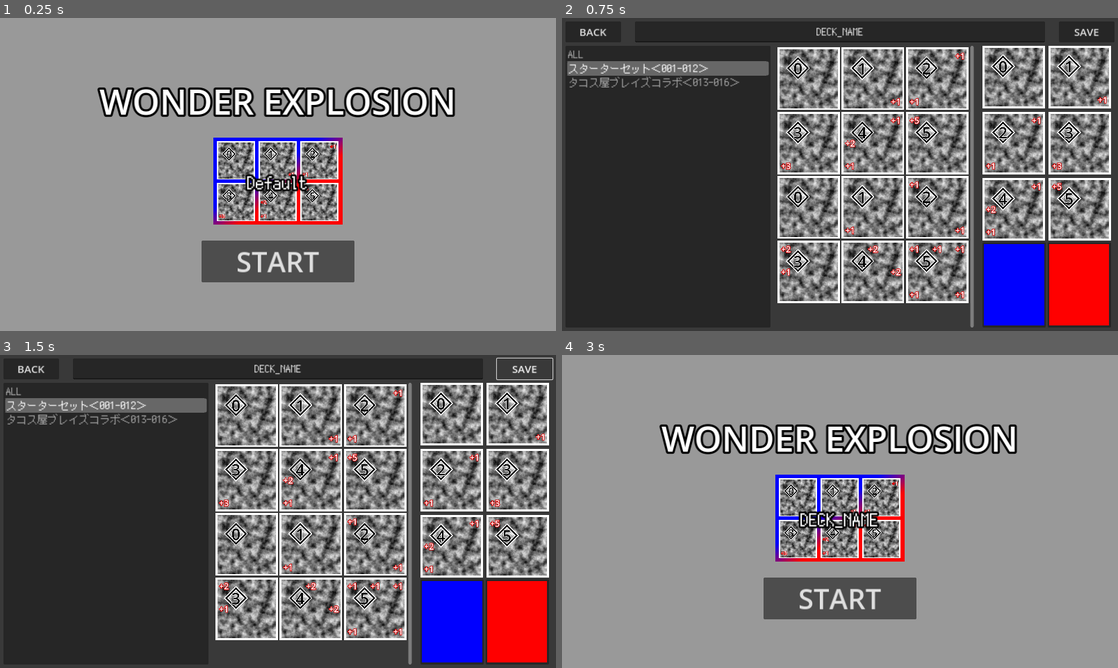
Above: before the commit, frames 1-4 (two rows, left to right).
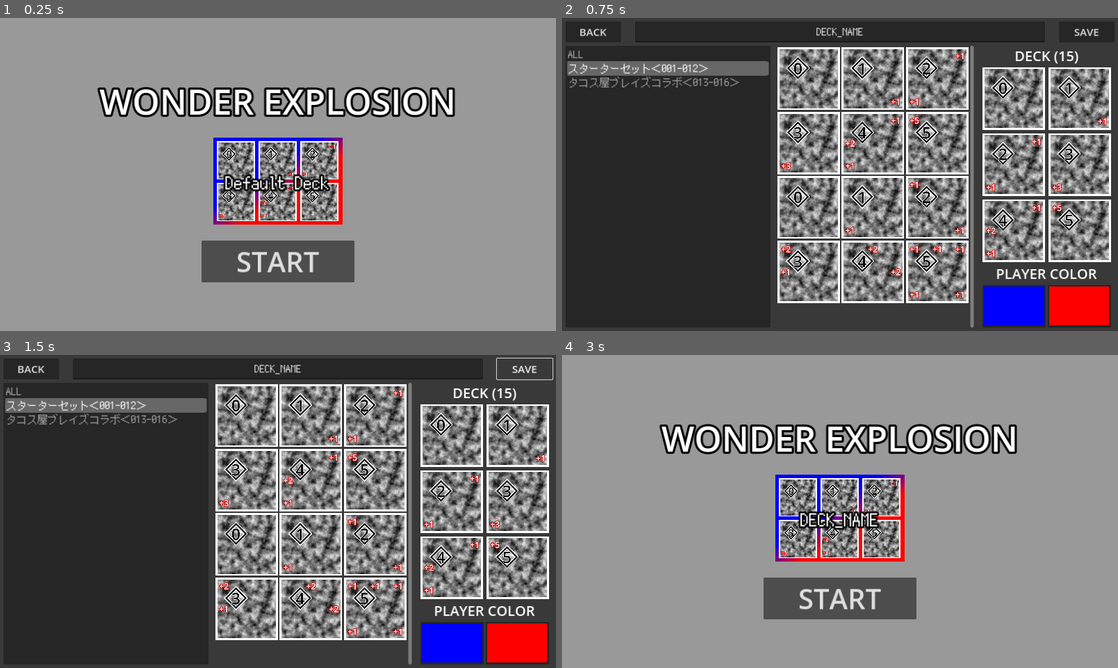
Above: after the commit, the same moments.

Repository: Juna-Idler/WonderExplosion
Game: Godot game, scene res://main.tscn
Same seed, same stepped clock (60 frames per second), same inputs: the game is played once before the commit and once after it.
Inputs (mouse positions are in pixels of both pictures, inside the frame that each line leads up to):
- Up to frame 1 (0.25 s): no input
- Up to frame 2 (0.75 s): click (840, 180) at 0.5 s
- Up to frame 3 (1.5 s): click "SAVE" at 1.25 s
- Up to frame 4 (3 s): click "RETURN TITLE" at 2 s; click "BACK" at 2.75 s

The runs differ from the first frame. In frame 1, 0.8% of the frame differs, in the area x 40-60%, y 49-56%; in frame 2, 14%, in the area x 75-99%, y 8-86%; in frame 3, 14%; in frame 4, nothing differs.

Commit message:
Webエクスポートしてみた

Diff:
--- a/build/build.gd
+++ b/build/build.gd
@@ -21,6 +21,12 @@
 @onready var primary_color = %PrimaryColor
 @onready var secondary_color = %SecondaryColor
 
+@onready var deck_power = %DeckPower
+const DECK_POWER_TEXT := "DECK (%d)"
+var deck_power_point : int = 0
+
+@onready var save_button = %SaveButton
+
 
 # Called when the node enters the scene tree for the first time.
 func _ready():
@@ -34,6 +40,7 @@
 func initialize(deck : Deck):
 	var card_list := Global.card_list.card_list.duplicate()
 	card_list.pop_front()
+	item_list.clear()
 	var index := item_list.add_item("ALL")
 	pack_select_list[index] = PackedInt32Array(card_list.map(func(v:CardList.CardData):return v.id))
 	for p in Global.card_list.pack_list:
@@ -45,11 +52,16 @@
 	for c in deck_list.get_children():
 		deck_list.remove_child(c)
 		c.queue_free()
+	deck_power_point = 0
 	for d in deck.cards:
 		deck_list.add_child(create_draggable_item(d))
+		deck_power_point += Global.card_list.get_card_data(d).power
+	deck_power.text = DECK_POWER_TEXT % deck_power_point
 
 	primary_color.color = deck.primary_color
 	secondary_color.color = deck.secondary_color
+
+	save_button.disabled = false
 
 
 func get_texture(id : int):
@@ -119,23 +131,30 @@
 			var move := clampi(x + y * 2,0,deck_list.get_child_count())
 			deck_list.move_child(_self,move)
 		else:
+			var id : int = _self.get_meta("card_id")
+			deck_power_point -= Global.card_list.get_card_data(id).power
+			deck_power.text = DECK_POWER_TEXT % deck_power_point
 			deck_list.remove_child(_self)
 			_self.queue_free()
-		pass
 	else:
 		if rect.has_point(point):
 			if deck_list.get_child_count() < 6:
-				var item := create_draggable_item(_self.get_meta("card_id"))
+				var id : int = _self.get_meta("card_id")
+				var item := create_draggable_item(id)
 				deck_list.add_child(item)
 				var x := floori((point.x - rect.position.x) / (rect.size.x / 2))
 				var y := floori((point.y - rect.position.y) / (rect.size.y / 3))
 				var move := clampi(x + y * 2,0,deck_list.get_child_count())
 				deck_list.move_child(item,move)
-
-		pass
+				deck_power_point += Global.card_list.get_card_data(id).power
+				deck_power.text = DECK_POWER_TEXT % deck_power_point
 	mover.hide()
 	_self.modulate.a = 1.0
-	pass
+
+	if deck_list.get_child_count() != 6 or deck_power_point < 15:
+		save_button.disabled = true
+	else:
+		save_button.disabled = false
 
 
 
@@ -144,8 +163,9 @@
 
 
 func _on_save_button_pressed():
-	if deck_list.get_child_count() != 6:
+	if deck_list.get_child_count() != 6 or deck_power_point < 15:
 		return
+
 	var cards : Array[int] = []
 	for c in deck_list.get_children():
 		cards.append(c.get_meta("card_id"))
--- a/build/build.tscn
+++ b/build/build.tscn
@@ -1,10 +1,13 @@
-[gd_scene load_steps=4 format=3 uid="uid://dodisf11p0r2g"]
+[gd_scene load_steps=5 format=3 uid="uid://dodisf11p0r2g"]
 
 [ext_resource type="Script" path="res://build/build.gd" id="1_xo1ub"]
 [ext_resource type="FontFile" uid="uid://djqpighd30oc5" path="res://font/PixelMplus12-Regular.ttf" id="2_tda1v"]
 
 [sub_resource type="StyleBoxFlat" id="StyleBoxFlat_jp8n0"]
 bg_color = Color(0.223529, 0.223529, 0.223529, 1)
+
+[sub_resource type="LabelSettings" id="LabelSettings_bgtwt"]
+font_size = 32
 
 [node name="Build" type="Panel"]
 anchors_preset = 15
@@ -52,6 +55,7 @@
 alignment = 1
 
 [node name="SaveButton" type="Button" parent="MarginContainer/VBoxContainer/Header"]
+unique_name_in_owner = true
 custom_minimum_size = Vector2(128, 48)
 layout_mode = 2
 theme_override_font_sizes/font_size = 24
@@ -100,6 +104,14 @@
 [node name="VBoxContainer" type="VBoxContainer" parent="MarginContainer/VBoxContainer/HBoxContainer/MarginContainer"]
 layout_mode = 2
 
+[node name="DeckPower" type="Label" parent="MarginContainer/VBoxContainer/HBoxContainer/MarginContainer/VBoxContainer"]
+unique_name_in_owner = true
+layout_mode = 2
+text = "DECK ()"
+label_settings = SubResource("LabelSettings_bgtwt")
+horizontal_alignment = 1
+vertical_alignment = 1
+
 [node name="DeckList" type="GridContainer" parent="MarginContainer/VBoxContainer/HBoxContainer/MarginContainer/VBoxContainer"]
 unique_name_in_owner = true
 custom_minimum_size = Vector2(296, 448)
@@ -108,6 +120,13 @@
 theme_override_constants/h_separation = 8
 theme_override_constants/v_separation = 8
 columns = 2
+
+[node name="Label2" type="Label" parent="MarginContainer/VBoxContainer/HBoxContainer/MarginContainer/VBoxContainer"]
+layout_mode = 2
+text = "PLAYER COLOR"
+label_settings = SubResource("LabelSettings_bgtwt")
+horizontal_alignment = 1
+vertical_alignment = 1
 
 [node name="HBoxContainer" type="HBoxContainer" parent="MarginContainer/VBoxContainer/HBoxContainer/MarginContainer/VBoxContainer"]
 layout_mode = 2
--- a/main.gd
+++ b/main.gd
@@ -14,7 +14,7 @@
 
 # Called when the node enters the scene tree for the first time.
 func _ready():
-	player_deck = Deck.new("Default",[1,2,3,4,5,6],Color.BLUE,Color.RED)
+	player_deck = Deck.new("Default Deck",[1,2,3,4,5,6],Color.BLUE,Color.RED)
 	deck_set_label.initialize(player_deck)
 	match_scene.set_process(false)
 	build.set_process(false)
@@ -22,7 +22,7 @@
 
 
 # Called every frame. 'delta' is the elapsed time since the previous frame.
-func _process(delta):
+func _process(_delta):
 	pass
 
 
--- a/server/vs_cpu.gd
+++ /dev/null
@@ -1,16 +0,0 @@
-
-
-var processor : Mechanics
-
-
-func initialize():
-	var deck : Array[Mechanics.CardData] = []
-	for i in 6:
-		var card := Mechanics.CardData.new()
-		card.id = i
-		card.power = i
-		card.spell = "w"
-		card.leaks = []
-		deck.append(card)
-	processor = Mechanics.new()
-	processor.initialize(deck,deck)
Binary file added: docs/index.apple-touch-icon.png
Not shown, added: docs/index.apple-touch-icon.png.import
Binary file added: docs/index.icon.png
Not shown, added: docs/index.icon.png.import
Binary file added: docs/index.png
Not shown, added: docs/index.png.import
Not shown, added: export_presets.cfg
Not shown, added: docs/index.audio.worklet.js
Not shown, added: docs/index.html
Not shown, added: docs/index.js
Not shown, added: docs/index.pck
Not shown, added: docs/index.wasm
(and 1 more such lines)
